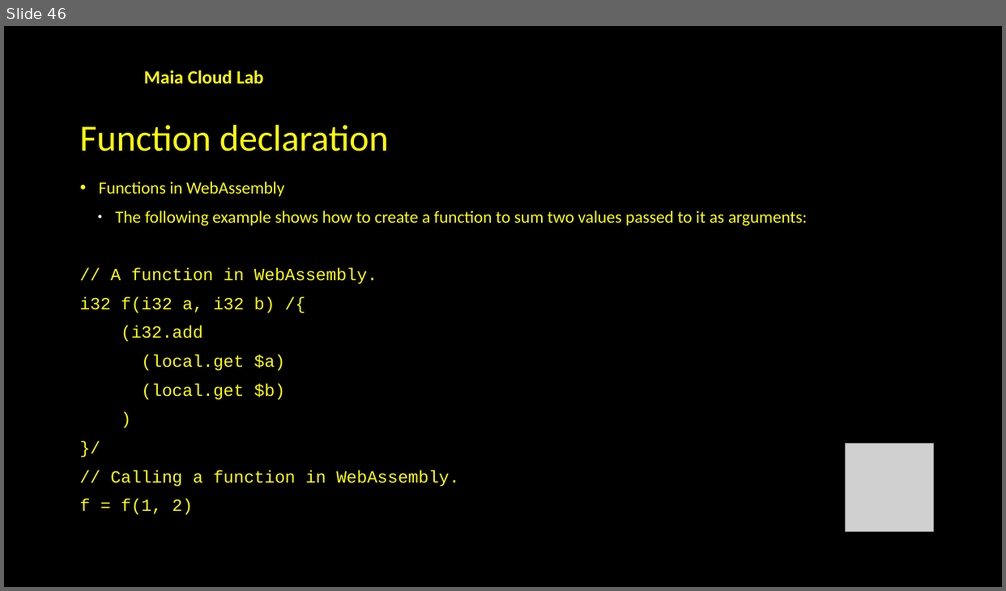
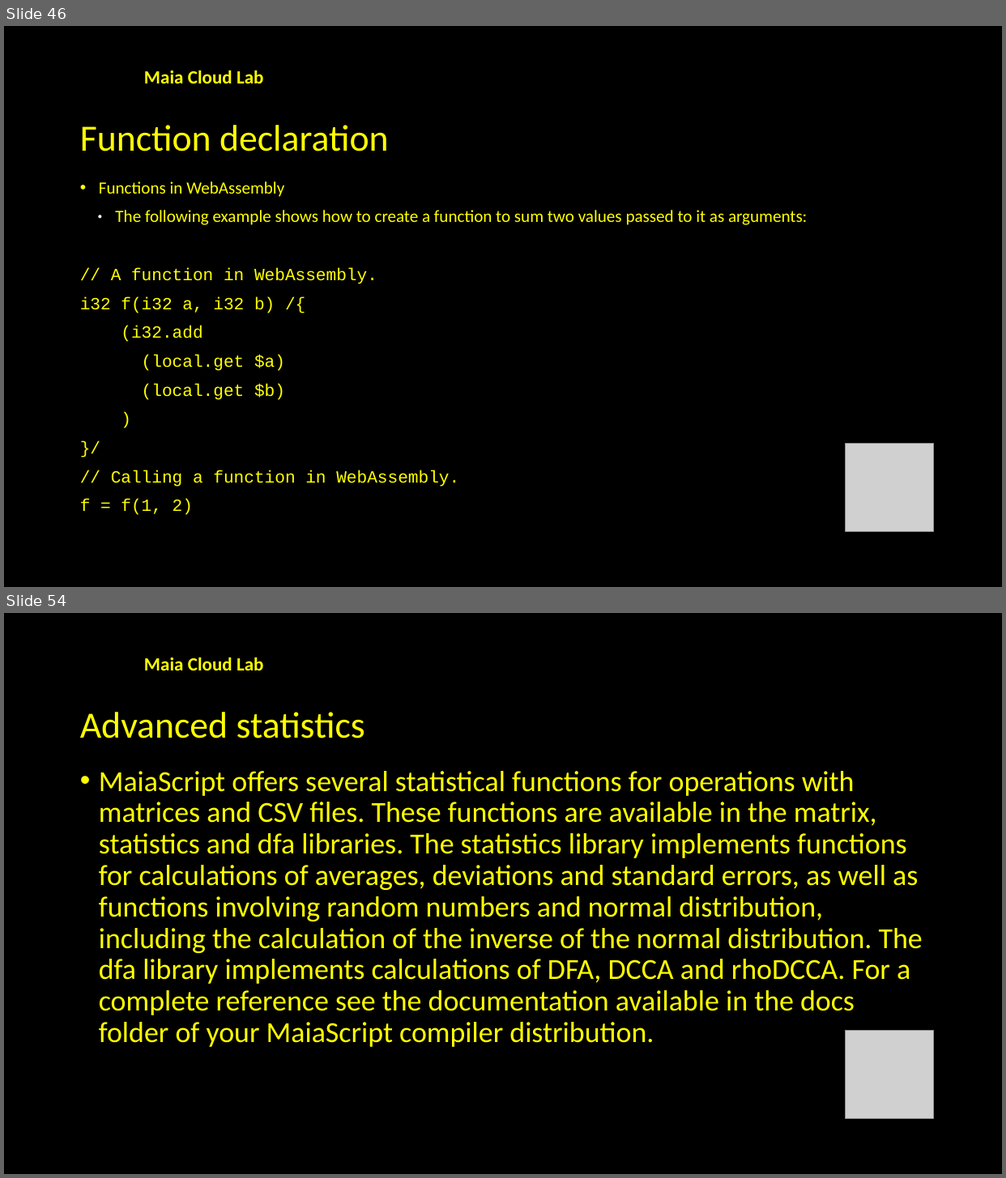
Before and after one commit to souzamonteiro/maiascript-compiler, a slide deck: slides/Introduction to MaiaScript.pptx. Shown one above the other, each under a label of ours: slide 46 before the commit, slides 46 and 54 after it; the slides between them are not shown. The pictures are 1006x591 and 1006x1178 pixels, drawn with LibreOffice and Linux fonts; fonts in the diff are those of the drawing; grey boxes stand for pictures; background and template pictures are left out. Boxes give left, top, right and bottom in pixels: in the first picture for what was removed or moved away, otherwise in the second. Text is boxed around its words. In the diff, an @@ line names an element or a change of style, - is before the commit and + after.

```diff
--- a/slides/Introduction to MaiaScript.pptx
+++ b/slides/Introduction to MaiaScript.pptx
@@ slide 54 added at [4,613,1002,1174], background #000000; not listed: 1 template element that a slide beside it also shows @@
@@ text added at [80,712,365,739], 35.6 pt, text #FFFF00 @@
+Advanced statistics
@@ text added at [99,771,923,1047], 28 pt, text #FFFF00 @@
+• MaiaScript offers several statistical functions for operations with matrices and CSV files. These functions are available in the matrix, statistics and dfa libraries. The statistics library implements functions for calculations of averages, deviations and standard errors, as well as functions involving random numbers and normal distribution, including the calculation of the inverse of the normal distribution. The dfa library implements calculations of DFA, DCCA and rhoDCCA. For a complete reference see the documentation available in the docs folder of your MaiaScript compiler distribution.
@@ picture added at [846,1030,934,1118] @@
```
Also in this commit, not shown: 3 slides changed, 8 other slides added, 29 slides removed, 1 other file.
